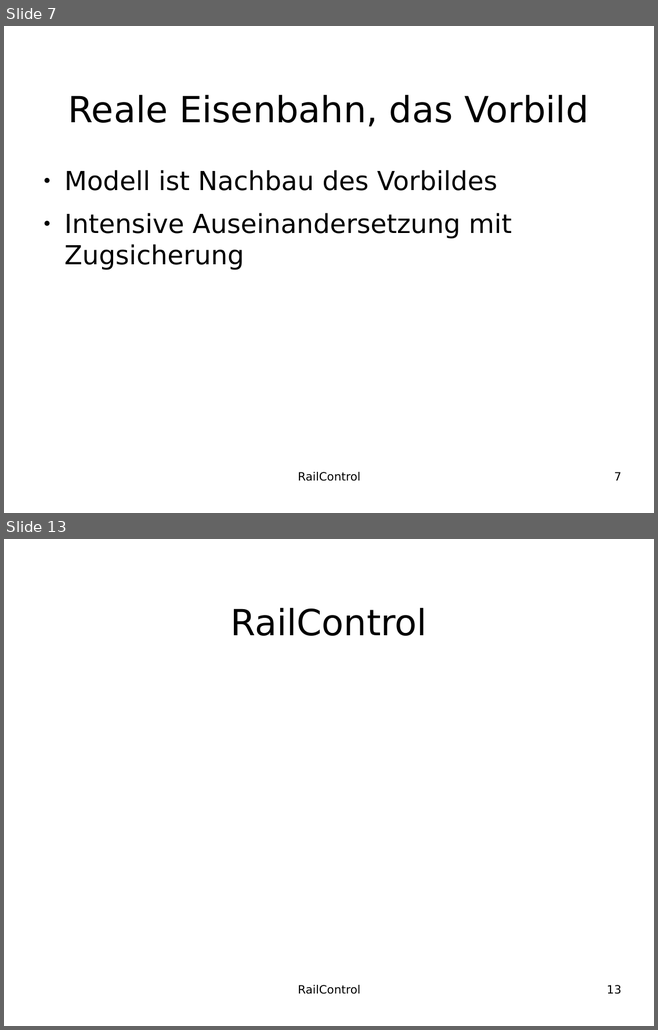
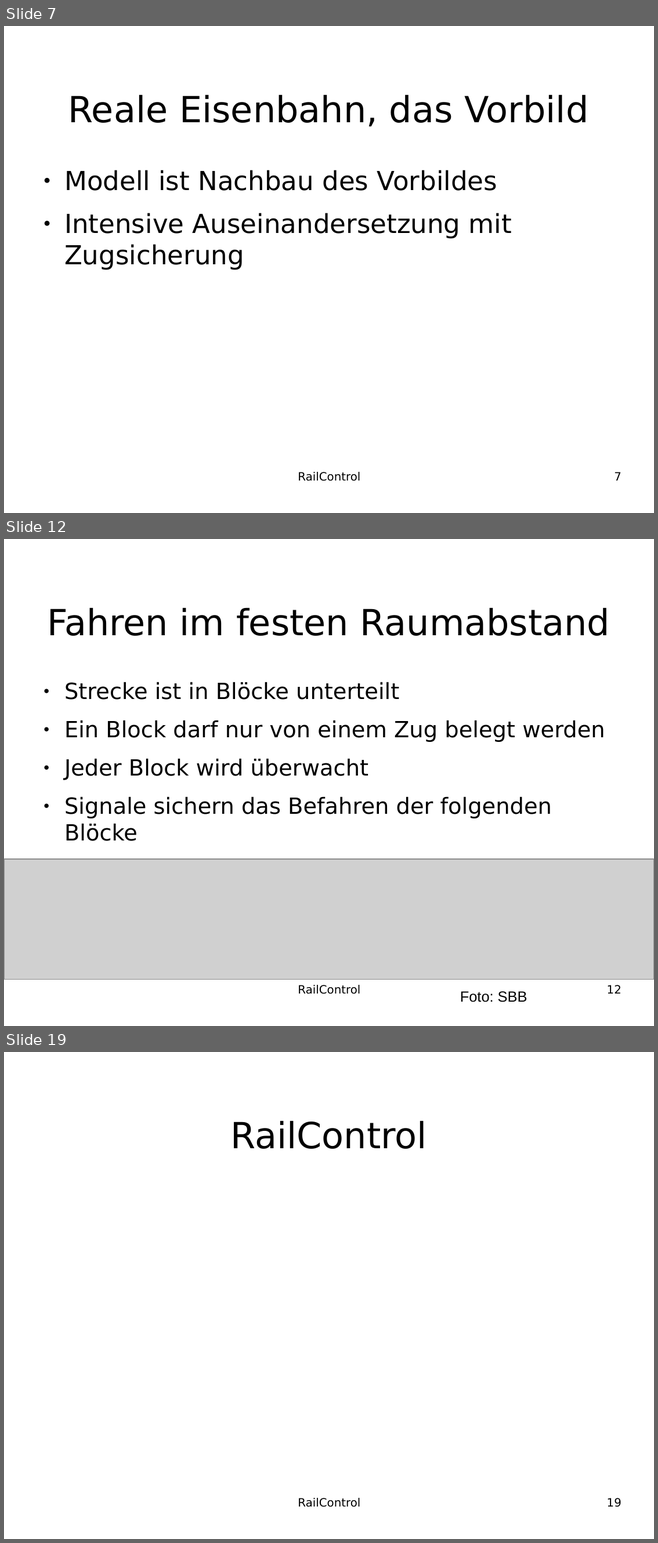
Before and after one commit to teddych/railcontrol, a slide deck: MAS/MAS_Thesis.odp. Shown one above the other, each under a label of ours: slides 7 and 13 before the commit, slides 7, 12 and 19 after it; the slides between them are not shown. The pictures are 658x1030 and 658x1543 pixels, drawn with LibreOffice and Linux fonts; fonts in the diff are those of the drawing; grey boxes stand for pictures; background and template pictures are left out. Boxes give left, top, right and bottom in pixels: in the first picture for what was removed or moved away, otherwise in the second. Text is boxed around its words. In the diff, an @@ line names an element or a change of style, - is before the commit and + after.

```diff
--- a/MAS/MAS_Thesis.odp
+++ b/MAS/MAS_Thesis.odp
@@ slide 12 added at (4,539,654,1026), background #FFFFFF @@
@@ title added at (47,607,610,636), 44 pt, text #000000 @@
+Fahren im festen Raumabstand
@@ text added at (64,682,604,885), 27.2 pt, text #000000 @@
+● Strecke ist in Blöcke unterteilt
+● Ein Block darf nur von einem Zug belegt werden
+● Jeder Block wird überwacht
+● Signale sichern das Befahren der folgenden Blöcke
+● Komplexe Weichenfelder können gesichert werden
@@ picture added at (4,859,654,979) @@
@@ text added at (297,985,360,994), 14 pt, text #000000 @@
+RailControl
@@ page number added at (607,985,621,994), 14 pt, text #000000 @@
+12
@@ text added at (460,991,527,1002), 18 pt, text #000000 @@
+Foto: SBB
@@ what was slide 13 is now slide 19 @@
@@ page number at (607,1498,621,1507): text changed @@
-13
+19
```
Also in this commit, not shown: 5 slides changed, 5 other slides added.
